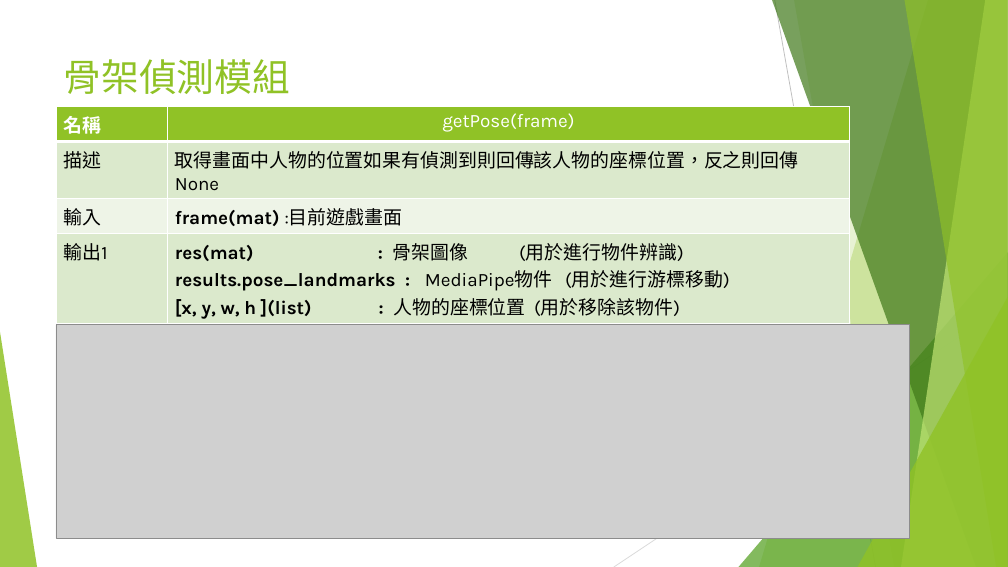
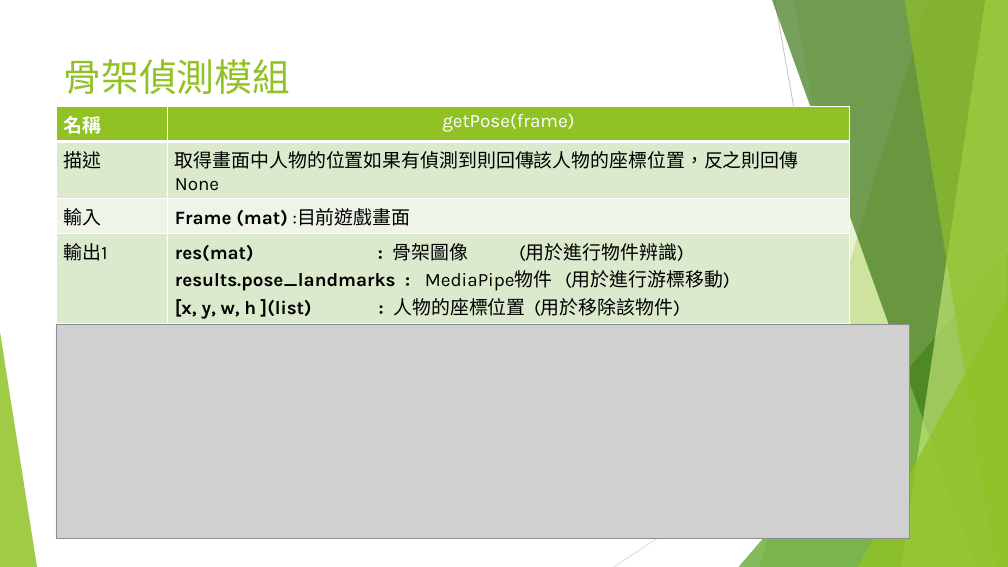
Before and after one commit to jackxj059/111Mlearn-cheatbot, a slide deck: slide 8 of document/finalProject.pptx. Drawn at 1008x567 pixels with LibreOffice and Linux fonts; fonts in the diff are those of the drawing; grey boxes stand for pictures. Boxes give left, top, right and bottom in pixels: in the first picture for what was removed or moved away, otherwise in the second. Text is boxed around its words. In the diff, an @@ line names an element or a change of style, - is before the commit and + after.

```diff
--- a/document/finalProject.pptx
+++ b/document/finalProject.pptx
@@ table at (56, 107, 850, 323) @@
-row 3, column 2: frame(mat) :目前遊戲畫面
+row 3, column 2: Frame (mat) :目前遊戲畫面
```
Also in this commit, not shown: 3 other slides changed.
